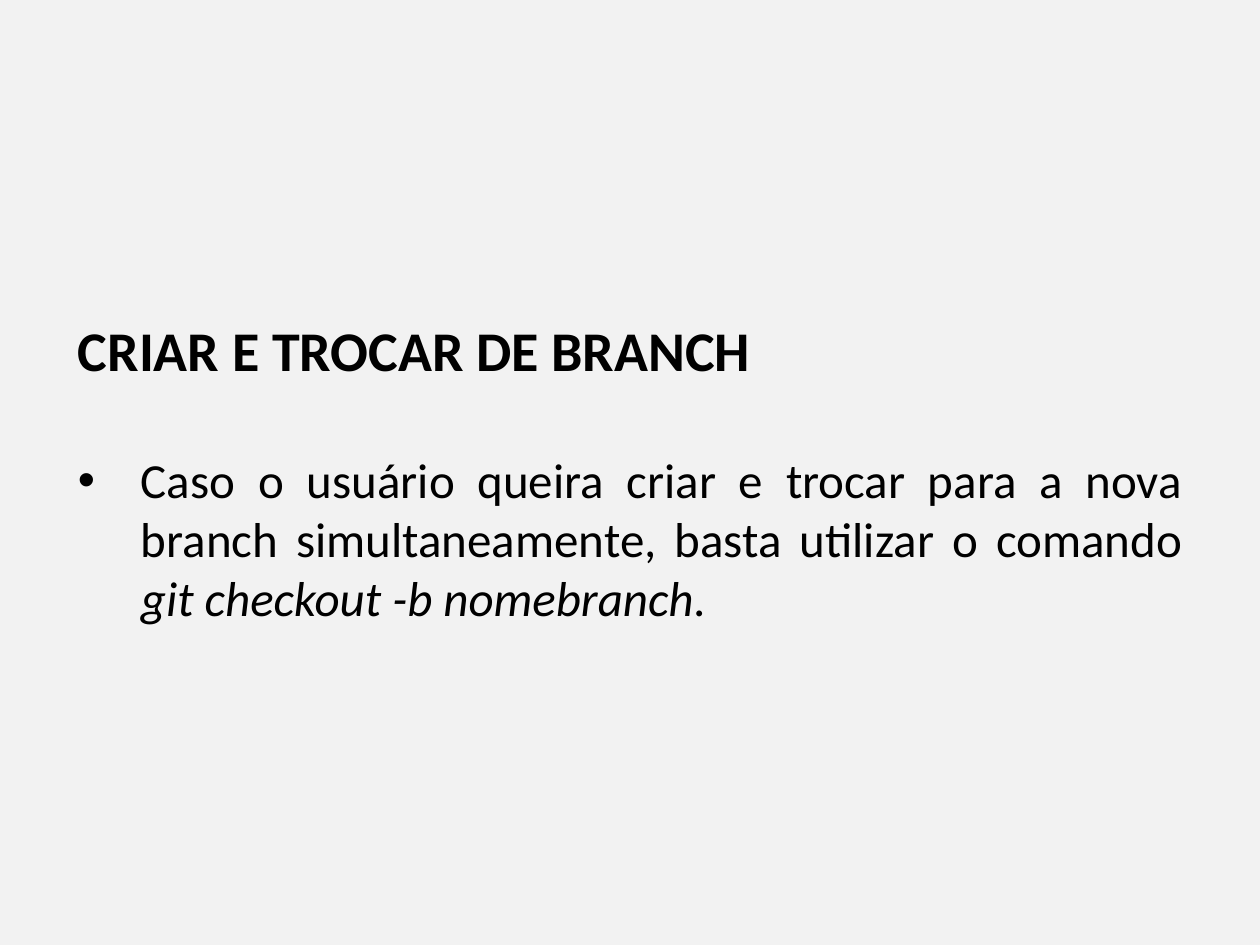
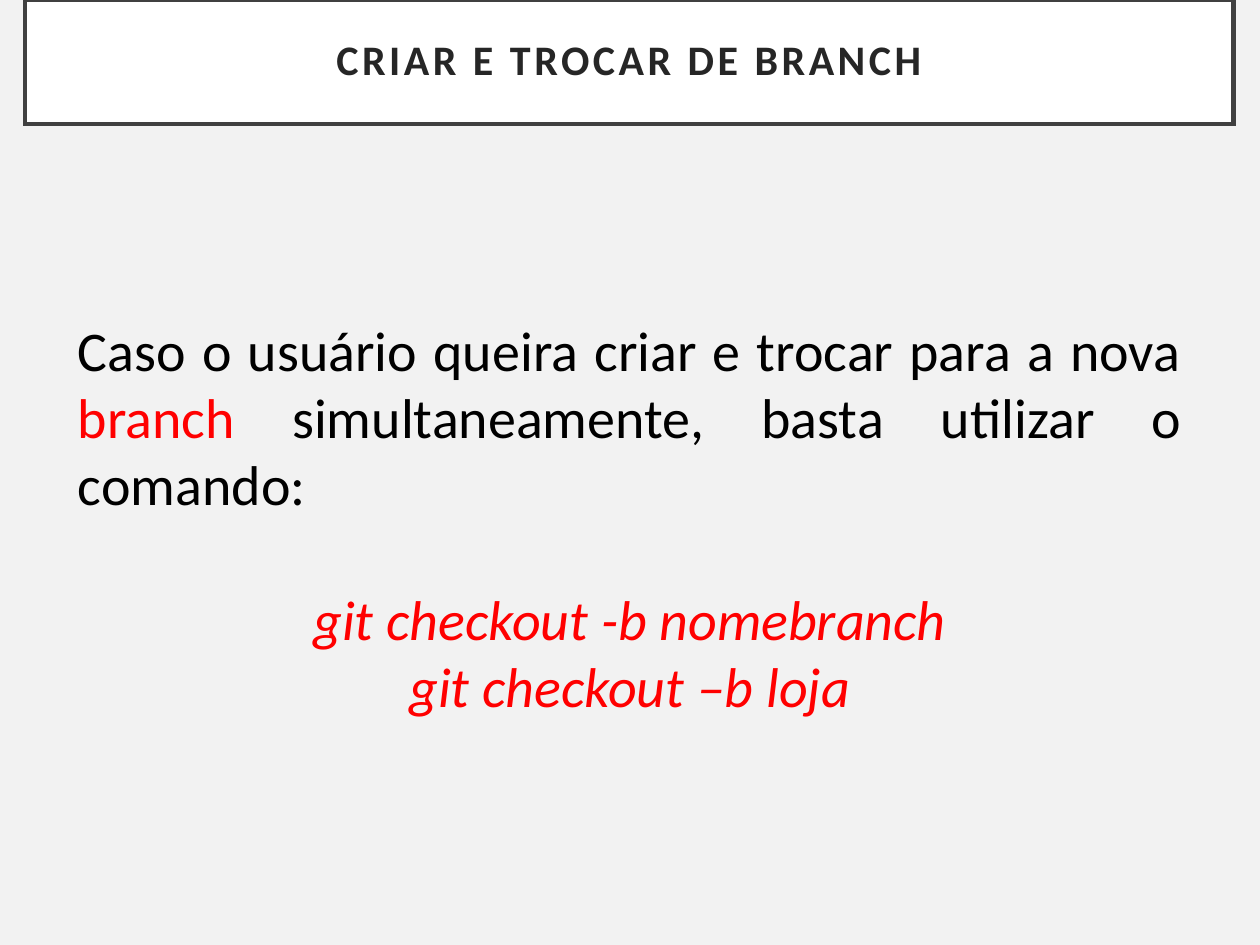
Before and after one commit to Paulo-UNIRON/aula_git_2020.2, a slide deck: slide 15 of Controlando versões com Git e Github - Capítulo VI.pptx (slide 17 before the commit). Drawn at 1260x945 pixels with LibreOffice and Linux fonts; fonts in the diff are those of the drawing. Boxes give left, top, right and bottom in pixels: in the first picture for what was removed or moved away, otherwise in the second. Text is boxed around its words. In the diff, an @@ line names an element or a change of style, - is before the commit and + after.

```diff
--- a/Controlando versões com Git e Github - Capítulo VI.pptx
+++ b/Controlando versões com Git e Github - Capítulo VI.pptx
@@ rectangle added at [25,0,1234,125], fill #FFFFFF, outline #404040 2.5 pt, 24 pt, text #262626, bold @@
+CRIAR E TROCAR DE BRANCH
@@ text at [78,332,1181,717]: text changed; size 28 to 32 pt @@
-CRIAR E TROCAR DE BRANCH
-• Caso o usuário queira criar e trocar para a nova branch simultaneamente, basta utilizar o comando git checkout -b nomebranch.
+Caso o usuário queira criar e trocar para a nova branch simultaneamente, basta utilizar o comando:
+git checkout -b nomebranch
+git checkout –b loja
```
Also in this commit, not shown: 16 other slides changed, 7 slides added, 17 slides removed, 1 other file.
